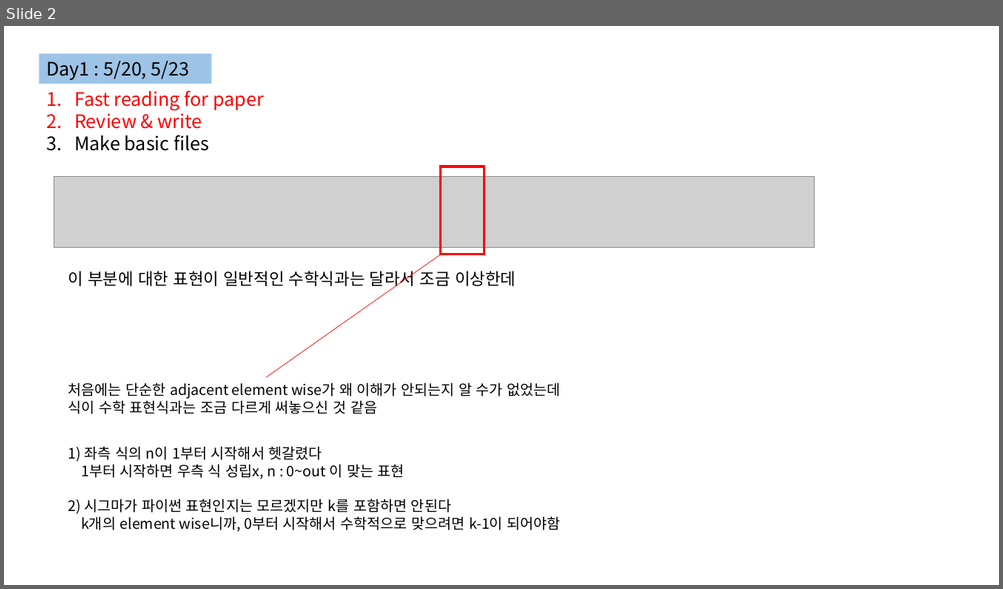
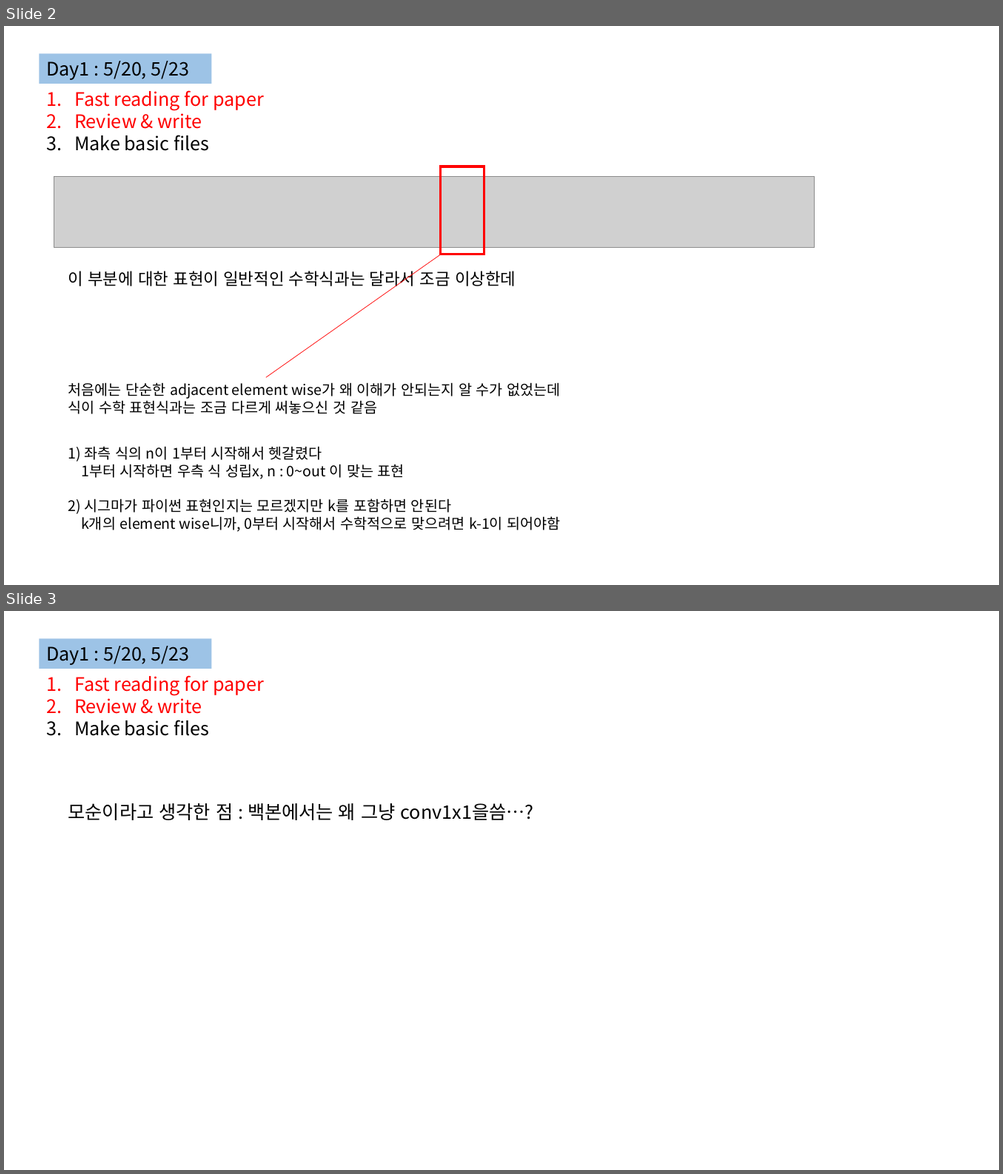
Before and after one commit to crapine1119/fishnet, a slide deck: PPT/fishnet_understanding.pptx. Shown one above the other, each under a label of ours: slide 2 before the commit, slides 2 and 3 after it. The pictures are 1003x589 and 1003x1174 pixels, drawn with LibreOffice and Linux fonts; fonts in the diff are those of the drawing; grey boxes stand for pictures. Boxes give left, top, right and bottom in pixels: in the first picture for what was removed or moved away, otherwise in the second. Text is boxed around its words. In the diff, an @@ line names an element or a change of style, - is before the commit and + after.

```diff
--- a/PPT/fishnet_understanding.pptx
+++ b/PPT/fishnet_understanding.pptx
@@ slide 3 added at (x1=4, y1=611, x2=999, y2=1170), background #FFFFFF @@
@@ rectangle added at (x1=39, y1=638, x2=211, y2=669), fill #9DC3E6, 18 pt, text #000000 @@
+Day1 : 5/20, 5/23
@@ text added at (x1=74, y1=675, x2=264, y2=736), 18 pt, text #FF0000 @@
+1. Fast reading for paper
+2. Review & write
+3. Make basic files
@@ text added at (x1=68, y1=803, x2=534, y2=820), 18 pt, text #000000 @@
+모순이라고 생각한 점 : 백본에서는 왜 그냥 conv1x1을씀…?
```
Also in this commit, not shown: 3 other files.
